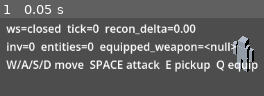
Above: before the commit, frame 1.
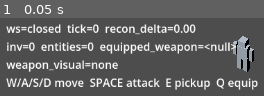
Above: after the commit, the same moment.

Repository: mmandrille/arpg-dev
Game: Godot game, scene res://scenes/main.tscn
Two runs of this game, one before a commit and one after it. Both use one fixed random seed, a clock stepped at 60 frames per second and the inputs below.
Inputs:
- Up to frame 1 (0.05 s): no input

The runs differ from the first frame. In frame 1, 12% of the frame differs, in the area x 2-98%, y 53-93%.

Commit message:
feat(client): equipment visual resolver + wiring (Task 6)
Add EquipmentVisualResolver: injected mount-root (no absolute scene path),
loads shared item_visuals + asset manifest, resolves instance->def->asset->
res:// glb, mounts under the named socket as a child named asset_id, applies
local_transform, replaces stale node on re-equip, emits structured warnings
(unknown_item_instance_id/def_id/asset_id, missing_mount_socket) without
crashing, and exposes get_debug_state (§4.4/§4.7). Wire it from main.gd
session_snapshot/inventory_add/inventory_update/equipped_update; snapshot
path mounts a pre-equipped weapon immediately (resume, acceptance #8). Add
optional resume_session_id to net_client.create_session(). Verified headless:
mount, single-child, resume-from-snapshot, and warning paths all pass.

Co-Authored-By: Claude Opus 4.8 (1M context) <noreply@anthropic.com>

Diff:
--- /dev/null
+++ b/client/scripts/equipment_visuals.gd
@@ -0,0 +1,181 @@
+# EquipmentVisualResolver (spec equip-and-see-it §4.7 / §5.1, ADR-0006).
+#
+# Resolves authoritative item state into a mounted runtime visual:
+#   item_instance_id --(inventory cache)--> item_def_id
+#   item_def_id      --(shared/assets/item_visuals.v0.json)--> asset_id + socket + transform
+#   asset_id         --(assets/manifests/assets.v0.json)--> runtime .glb path
+#   runtime_path     --(strip client/, prepend res://)--> Godot resource (ADR-0006 D6)
+#
+# The mount-root node is INJECTED (never an absolute /root/Main/... lookup) so the
+# full interactive scene (main.gd) and the headless SceneTree smoke (smoke.gd)
+# drive one code path. The resolver owns the inventory->def cache and the
+# currently-equipped weapon instance, so callers just forward protocol events.
+extends RefCounted
+class_name EquipmentVisualResolver
+
+var _mount_root: Node3D
+var _visuals: Dictionary = {}      # item_def_id -> visual metadata
+var _assets: Dictionary = {}       # asset_id -> manifest entry
+var _inventory: Dictionary = {}    # item_instance_id (String) -> item_def_id (String)
+var _equipped_weapon: String = ""  # equipped weapon instance id ("" = none)
+var _mounted_node: Node3D = null
+var _mounted_state: Dictionary = {}
+var _warnings: Array = []
+
+
+func _init(mount_root: Node3D) -> void:
+	_mount_root = mount_root
+	_load_data()
+
+
+# --- protocol-event ingestion (called by main.gd / smoke.gd) ----------------
+
+func apply_snapshot(payload: Dictionary) -> void:
+	# Rebuild inventory cache + equipped state from an authoritative snapshot and
+	# mount immediately (spec acceptance #8: resume restores from the snapshot,
+	# not only from a live equipped_update delta).
+	_inventory.clear()
+	for item in payload.get("inventory", []):
+		_record_item(item)
+	var weapon = payload.get("equipped", {}).get("weapon", null)
+	_equipped_weapon = str(weapon) if weapon != null else ""
+	_refresh_weapon()
+
+
+func ingest_inventory_item(item: Dictionary) -> void:
+	# Handles inventory_add / inventory_update. If it's the equipped item finally
+	# arriving/resolving, (re)mount.
+	_record_item(item)
+	if str(item.get("item_instance_id", "")) == _equipped_weapon:
+		_refresh_weapon()
+
+
+func apply_equipped_update(slot: String, item_instance_id) -> void:
+	if slot != "weapon":
+		return
+	_equipped_weapon = str(item_instance_id) if item_instance_id != null else ""
+	_refresh_weapon()
+
+
+# --- debug surface (spec §4.4 / §4.7) ---------------------------------------
+
+func get_debug_state() -> Dictionary:
+	var weapon = _mounted_state if not _mounted_state.is_empty() else null
+	return {
+		"equipped_visuals": {"weapon": weapon},
+		"warnings": _warnings,
+	}
+
+
+# --- internals --------------------------------------------------------------
+
+func _record_item(item: Dictionary) -> void:
+	var iid := str(item.get("item_instance_id", ""))
+	if iid != "":
+		_inventory[iid] = str(item.get("item_def_id", ""))
+
+
+func _refresh_weapon() -> void:
+	# Each refresh recomputes from scratch: clear the prior mount (spec §7: no
+	# duplicate stale nodes) and reset transient warnings for this attempt.
+	_warnings = []
+	_clear_mounted()
+	_mounted_state = {}
+
+	if _equipped_weapon == "":
+		return
+
+	var def_id: String = str(_inventory.get(_equipped_weapon, ""))
+	if def_id == "":
+		# Equipped instance not (yet) in the inventory cache; a later
+		# inventory_add/snapshot will resolve it. Surface it, render nothing.
+		_warn({"code": "unknown_item_instance_id", "item_instance_id": _equipped_weapon})
+		return
+
+	var vis = _visuals.get(def_id, null)
+	if vis == null:
+		_warn({"code": "unknown_item_def_id", "item_def_id": def_id})
+		return
+
+	var asset_id: String = str(vis["asset_id"])
+	var entry = _assets.get(asset_id, null)
+	if entry == null:
+		_warn({"code": "unknown_asset_id", "asset_id": asset_id})
+		return
+
+	if _mount_root == null:
+		_warn({"code": "missing_mount_socket", "mount_socket": str(vis["mount_socket"])})
+		return
+	var socket := _mount_root.find_child(str(vis["mount_socket"]), true, false)
+	if socket == null:
+		_warn({"code": "missing_mount_socket", "mount_socket": str(vis["mount_socket"])})
+		return
+
+	var packed = load(_res_path(str(entry["runtime_path"])))
+	if packed == null:
+		_warn({"code": "unknown_asset_id", "asset_id": asset_id})
+		return
+
+	var inst := (packed as PackedScene).instantiate()
+	inst.name = asset_id
+	_apply_transform(inst, vis.get("local_transform", {}))
+	socket.add_child(inst)
+	_mounted_node = inst
+	_mounted_state = {
+		"item_instance_id": _equipped_weapon,
+		"item_def_id": def_id,
+		"asset_id": asset_id,
+		"mount_socket": str(vis["mount_socket"]),
+		"node_path": (str(inst.get_path()) if inst.is_inside_tree() else ""),
+		"visible": inst.visible,
+	}
+
+
+func _clear_mounted() -> void:
+	if _mounted_node != null and is_instance_valid(_mounted_node):
+		_mounted_node.queue_free()
+	_mounted_node = null
+
+
+func _apply_transform(node: Node3D, t: Dictionary) -> void:
+	if t == null or t.is_empty():
+		return
+	var p = t.get("position", {})
+	node.position = Vector3(p.get("x", 0.0), p.get("y", 0.0), p.get("z", 0.0))
+	var r = t.get("rotation_degrees", {})
+	node.rotation_degrees = Vector3(r.get("x", 0.0), r.get("y", 0.0), r.get("z", 0.0))
+	var s = t.get("scale", {})
+	node.scale = Vector3(s.get("x", 1.0), s.get("y", 1.0), s.get("z", 1.0))
+
+
+func _res_path(runtime_path: String) -> String:
+	# Manifest runtime_path is repo-root-relative (client/assets/...); the Godot
+	# project root IS client/, so strip the leading client/ and prepend res://.
+	var p := runtime_path
+	if p.begins_with("client/"):
+		p = p.substr("client/".length())
+	return "res://" + p
+
+
+func _warn(entry: Dictionary) -> void:
+	push_warning("[equip-visual] %s" % JSON.stringify(entry))
+	_warnings.append(entry)
+
+
+func _load_data() -> void:
+	# Repo-root shared/manifest JSON via the v0 cross-language pattern
+	# (test_golden.gd): project root res:// is client/, so shared/ and assets/
+	# sit one level up.
+	var base := ProjectSettings.globalize_path("res://")
+	var iv = _read_json(base.path_join("../shared/assets/item_visuals.v0.json"))
+	_visuals = iv.get("item_visuals", {}) if iv != null else {}
+	var mf = _read_json(base.path_join("../assets/manifests/assets.v0.json"))
+	_assets = mf.get("assets", {}) if mf != null else {}
+
+
+func _read_json(path: String):
+	var f := FileAccess.open(path, FileAccess.READ)
+	if f == null:
+		push_warning("[equip-visual] cannot open %s" % path)
+		return null
+	return JSON.parse_string(f.get_as_text())
--- a/client/scripts/main.gd
+++ b/client/scripts/main.gd
@@ -5,8 +5,10 @@
 extends Node3D
 
 const NetClientScript := preload("res://scripts/net_client.gd")
+const EquipmentResolverScript := preload("res://scripts/equipment_visuals.gd")
 
 var client: NetClient
+var resolver: EquipmentVisualResolver
 var entities: Dictionary = {}        # id (String) -> MeshInstance3D (monsters/loot only)
 var player_id: String = ""
 var predicted_pos := Vector3.ZERO    # client-predicted player position
@@ -37,6 +39,9 @@
 	player_anchor = $World/PlayerAnchor
 	character_visual = $World/PlayerAnchor/CharacterVisual
 	entities_root = $Entities
+	# Mount-root is injected (spec §4.8): the resolver finds the named socket
+	# within CharacterVisual, never via an absolute scene path.
+	resolver = EquipmentResolverScript.new(character_visual)
 	_build_scene()
 	var base_url := _env("ARPG_BASE_URL", "http://localhost:8080")
 	var dev_token := _env("ARPG_DEV_TOKEN", "local-dev-token")
@@ -95,6 +100,8 @@
 		_upsert_entity(e)
 	inventory = p.get("inventory", [])
 	equipped = p.get("equipped", {})
+	if resolver != null:
+		resolver.apply_snapshot(p)
 	_reconcile_player()
 
 
@@ -107,10 +114,16 @@
 				_remove_entity(c["entity_id"])
 			"inventory_add":
 				inventory.append(c["item"])
+				if resolver != null:
+					resolver.ingest_inventory_item(c["item"])
 			"inventory_update":
 				_update_inventory_item(c["item"])
+				if resolver != null:
+					resolver.ingest_inventory_item(c["item"])
 			"equipped_update":
 				equipped[c["slot"]] = c.get("item_instance_id")
+				if resolver != null:
+					resolver.apply_equipped_update(c["slot"], c.get("item_instance_id"))
 	_reconcile_player()
 
 
@@ -243,8 +256,13 @@
 			WebSocketPeer.STATE_OPEN: ws_state = "open"
 			WebSocketPeer.STATE_CLOSING: ws_state = "closing"
 			WebSocketPeer.STATE_CLOSED: ws_state = "closed"
-	_debug_label.text = "ws=%s  tick=%d  recon_delta=%.2f\ninv=%d  entities=%d  equipped_weapon=%s\nW/A/S/D move  SPACE attack  E pickup  Q equip" % [
-		ws_state, last_server_tick, reconciliation_delta, inventory.size(), entities.size(), str(eq)]
+	var weapon_vis := "none"
+	if resolver != null:
+		var w = resolver.get_debug_state()["equipped_visuals"]["weapon"]
+		if w != null:
+			weapon_vis = "%s(visible=%s)" % [w["asset_id"], w["visible"]]
+	_debug_label.text = "ws=%s  tick=%d  recon_delta=%.2f\ninv=%d  entities=%d  equipped_weapon=%s\nweapon_visual=%s\nW/A/S/D move  SPACE attack  E pickup  Q equip" % [
+		ws_state, last_server_tick, reconciliation_delta, inventory.size(), entities.size(), str(eq), weapon_vis]
 
 
 func _debug(msg: String) -> void:
--- a/client/scripts/net_client.gd
+++ b/client/scripts/net_client.gd
@@ -82,9 +82,15 @@
 	return false
 
 
-func create_session() -> bool:
+func create_session(resume_session_id: String = "") -> bool:
+	# resume_session_id rejoins an existing session: the server rehydrates
+	# inventory AND equipped state before the initial session_snapshot (no
+	# protocol change — see spec §4.5). Empty string mints a fresh session.
+	var body := {"mode": "solo"}
+	if resume_session_id != "":
+		body["resume_session_id"] = resume_session_id
 	var r := _http(HTTPClient.METHOD_POST, "/v0/sessions",
-		["Authorization: Bearer " + token], JSON.stringify({"mode": "solo"}))
+		["Authorization: Bearer " + token], JSON.stringify(body))
 	if r.get("_code", 0) in [200, 201] and r.has("body"):
 		session_id = r["body"]["session_id"]
 		seed = r["body"]["seed"]
Not shown, added: client/scripts/equipment_visuals.gd.uid
